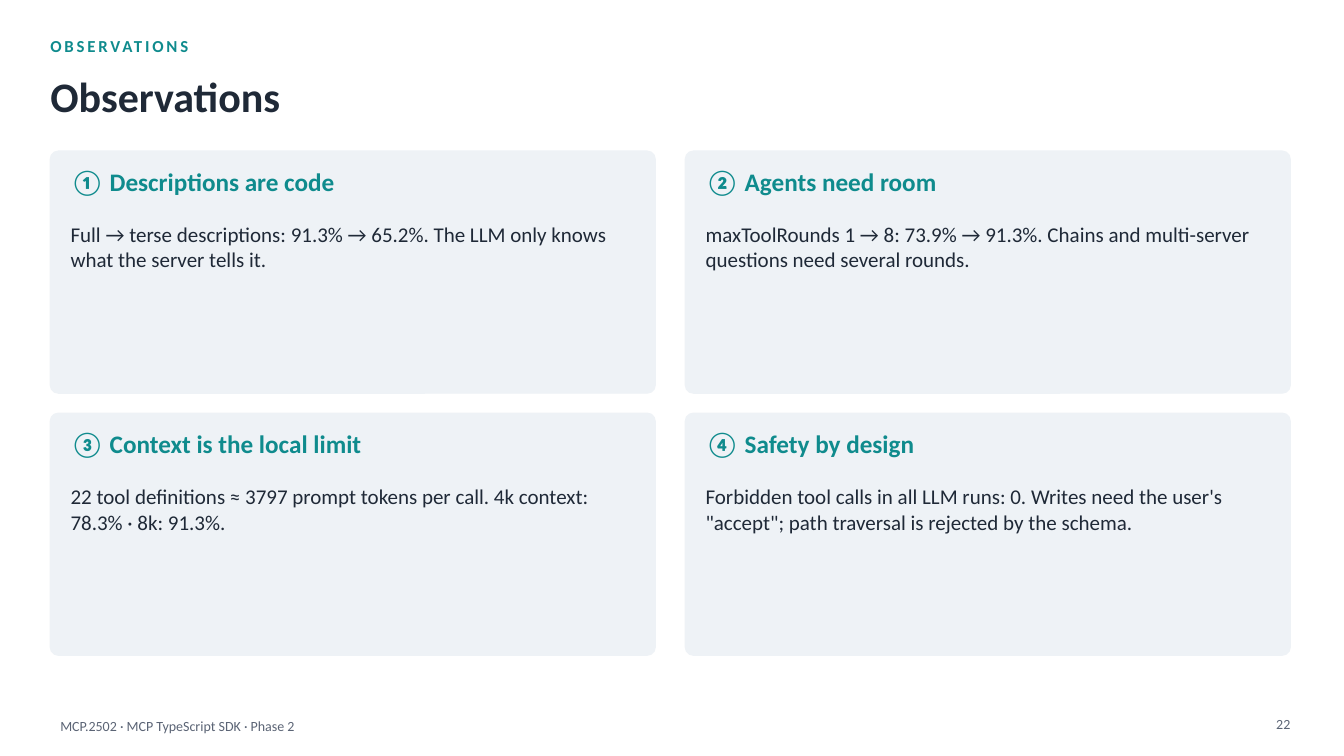
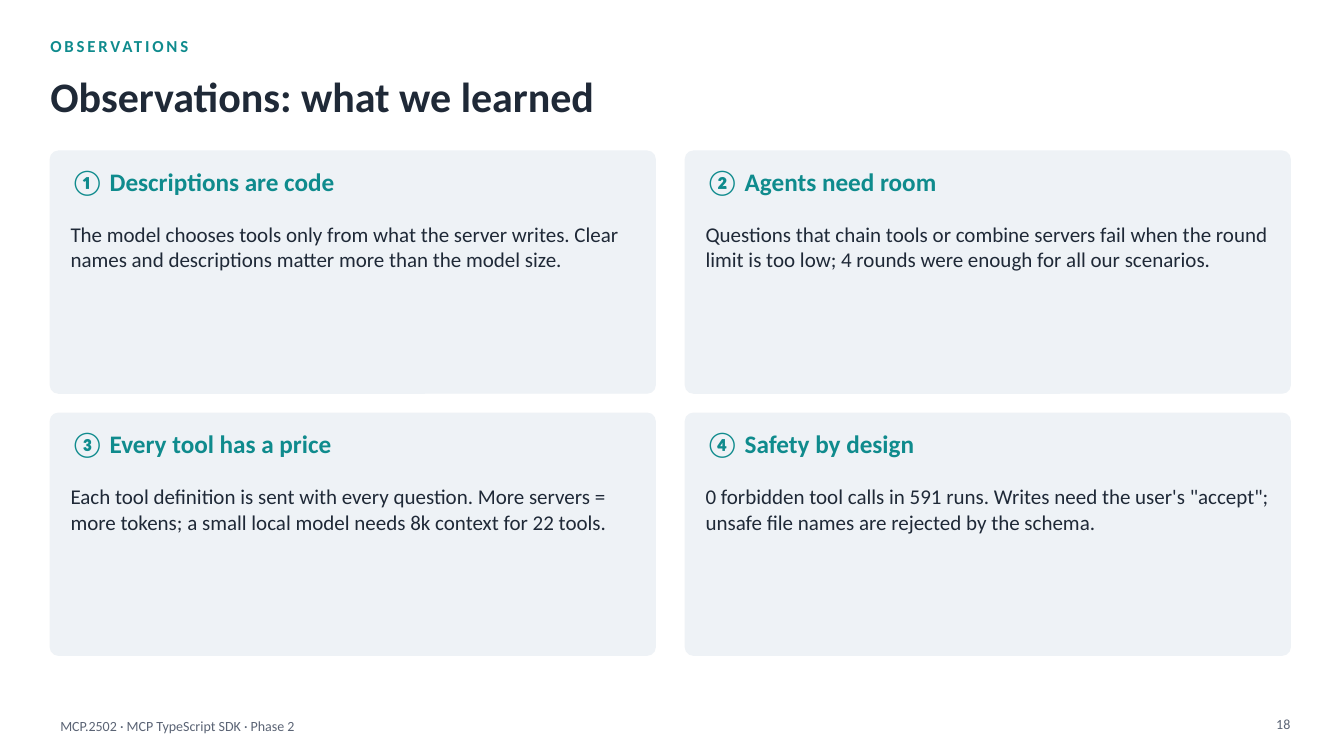
Before and after one commit to HaHiepThanh/mcp-ts, a slide deck: slide 18 of phase2/MCP-TS-SDK-phase2.pptx (slide 22 before the commit). Drawn at 1344x756 pixels with LibreOffice and Linux fonts; fonts in the diff are those of the drawing. Boxes give left, top, right and bottom in pixels: in the first picture for what was removed or moved away, otherwise in the second. Text is boxed around its words. In the diff, an @@ line names an element or a change of style, - is before the commit and + after.

```diff
--- a/phase2/MCP-TS-SDK-phase2.pptx
+++ b/phase2/MCP-TS-SDK-phase2.pptx
@@ text at [50,82,594,113]: text changed @@
-Observations
+Observations: what we learned
@@ text at [71,227,618,271]: text changed @@
-Full → terse descriptions: 91.3% → 65.2%. The LLM only knows what the server tells it.
+The model chooses tools only from what the server writes. Clear names and descriptions matter more than the model size.
@@ text at [706,227,1267,271]: text changed @@
-maxToolRounds 1 → 8: 73.9% → 91.3%. Chains and multi-server questions need several rounds.
+Questions that chain tools or combine servers fail when the round limit is too low; 4 rounds were enough for all our scenarios.
@@ text at [71,433,331,458]: text changed @@
-③ Context is the local limit
+③ Every tool has a price
@@ text at [71,489,606,533]: text changed @@
-22 tool definitions ≈ 3797 prompt tokens per call. 4k context: 78.3% · 8k: 91.3%.
+Each tool definition is sent with every question. More servers = more tokens; a small local model needs 8k context for 22 tools.
@@ text at [706,489,1269,534]: text changed @@
-Forbidden tool calls in all LLM runs: 0. Writes need the user's "accept"; path traversal is rejected by the schema.
+0 forbidden tool calls in 591 runs. Writes need the user's "accept"; unsafe file names are rejected by the schema.
@@ page number at [1276,719,1290,729]: text changed @@
-22
+18
```
Also in this commit, not shown: 17 other slides changed, 15 slides added, 10 slides removed, 5 other files.
